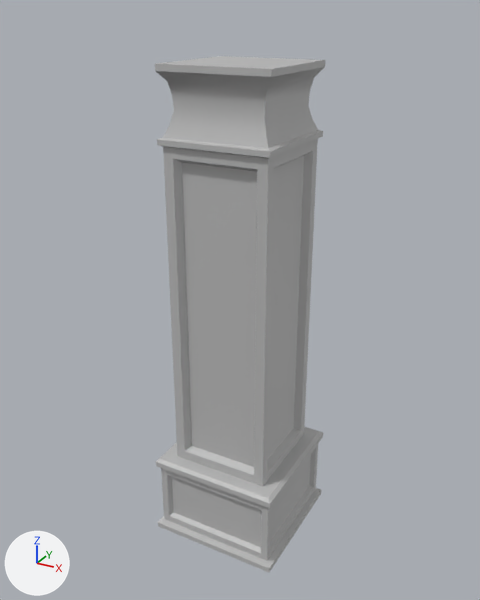
The FBX model Gustav/Modular/ST_InteriorWall_Valve_Pillar_01.fbx as it was, and as the next commit left it.
The view is the same before and after, from a 50 mm camera at (1.133, -2.08, 2.065) aimed at (-0.014, 0.004, 1.023). The lights are fixed; the arrows at lower left show +X, +Y and +Z. Where no turn or scale is listed for an object, it has been applied to the vertices.

Objects in the first picture: 'ST_InteriorWall_Valve_Pillar_01'.
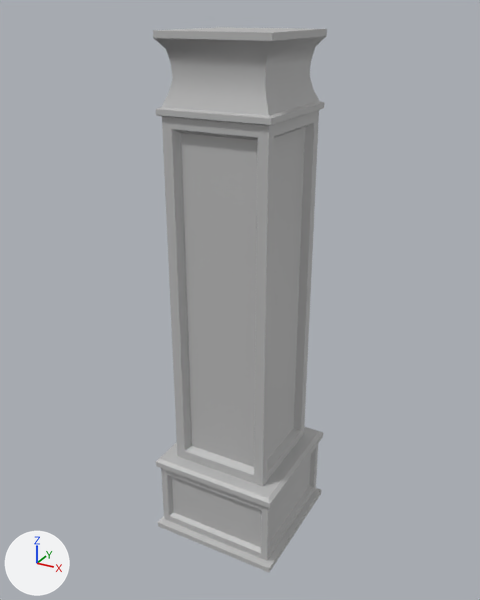
Where the newer file only moved an object's origin or applied its transform, the numbers keep the older frame.

What differs and where, as boxes (x1, y1, x2, y2) in the pictures (480 x 600 px):
'ST_InteriorWall_Valve_Pillar_01', reshaped
    before: (155, 56, 325, 572)
    after: (153, 27, 327, 572)
part 1 of me_mesh, cut back
    before: (155, 56, 325, 185)
    after: (153, 27, 327, 185)

The change in detail:
me_mesh is used by ob_st_interiorwall_valve_pillar_01; location (0.0, -0.2, 1.9).
me_mesh had 140 vertices, 137 faces and spanned x -0.27..0.27, y -0.07..0.47, z -1.9..0.0.
me_mesh now has 136 vertices, 133 faces and spans x -0.27..0.27, y -0.07..0.47, z -1.9..0.1.
Part 1, on me_mesh:
8 vertices are removed from x -0.21..0.21, y -0.01..0.41, z 0.0.
9 faces are deleted.
52 vertices in x -0.21..0.21, y -0.01..0.41, z -0.32..-0.02 move by (0.0, 0.0, 0.1).
4 vertices are added at (-0.21, 0.41, 0.1), (0.21, 0.41, 0.1), (0.21, -0.01, 0.1), (-0.21, -0.01, 0.1).
5 new faces join them.
